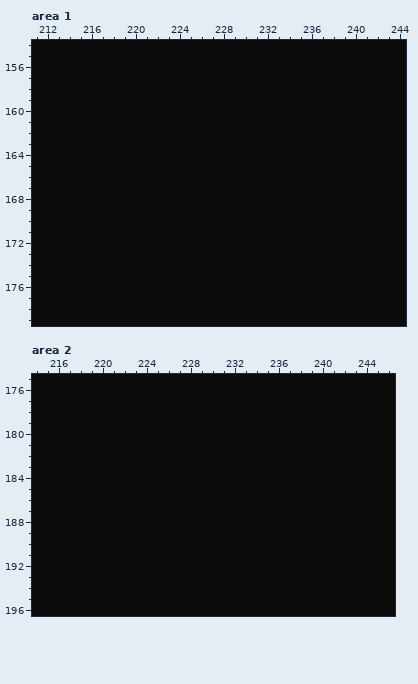
Two states of a pixel-art file, tilemaps/office-doodles.ase. The picture above was drawn from the file before the commit.
346x218 pixels, 1 frame. Colours within 5 levels of each other are drawn and written as one. Shown: area 1: x 211..244, y 154..179; area 2: x 214..246, y 175..196. The commit also changed other parts of the picture, which this record leaves out.
Now the later version:
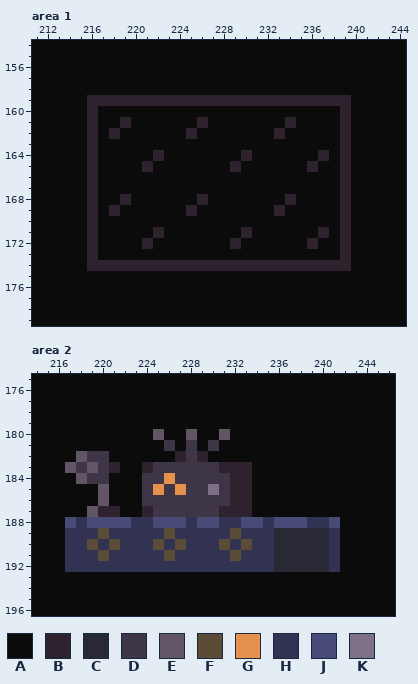
Palette (. is transparent): A #0b0b0b  B #2e222f  C #292935  D #3e3546  E #625565  F #5b4c37  G #e6904e  H #323353  J #484a77  K #7f708a
Edits made:
--- area 1, layer "Layer 1"
@@ x 211..244 @@
 158 AAAAAAAAAAAAAAAAAAAAAAAAAAAAAAAAAA
-159 AAAAAAAAAAAAAAAAAAAAAAAAAAAAAAAAAA
-160 AAAAAAAAAAAAAAAAAAAAAAAAAAAAAAAAAA
-161 AAAAAAAAAAAAAAAAAAAAAAAAAAAAAAAAAA
-162 AAAAAAAAAAAAAAAAAAAAAAAAAAAAAAAAAA
-163 AAAAAAAAAAAAAAAAAAAAAAAAAAAAAAAAAA
-164 AAAAAAAAAAAAAAAAAAAAAAAAAAAAAAAAAA
-165 AAAAAAAAAAAAAAAAAAAAAAAAAAAAAAAAAA
-166 AAAAAAAAAAAAAAAAAAAAAAAAAAAAAAAAAA
-167 AAAAAAAAAAAAAAAAAAAAAAAAAAAAAAAAAA
-168 AAAAAAAAAAAAAAAAAAAAAAAAAAAAAAAAAA
-169 AAAAAAAAAAAAAAAAAAAAAAAAAAAAAAAAAA
-170 AAAAAAAAAAAAAAAAAAAAAAAAAAAAAAAAAA
-171 AAAAAAAAAAAAAAAAAAAAAAAAAAAAAAAAAA
-172 AAAAAAAAAAAAAAAAAAAAAAAAAAAAAAAAAA
-173 AAAAAAAAAAAAAAAAAAAAAAAAAAAAAAAAAA
-174 AAAAAAAAAAAAAAAAAAAAAAAAAAAAAAAAAA
+159 AAAAABBBBBBBBBBBBBBBBBBBBBBBBAAAAA
+160 AAAAABAAAAAAAAAAAAAAAAAAAAAABAAAAA
+161 AAAAABAABAAAAAABAAAAAAABAAAABAAAAA
+162 AAAAABABAAAAAABAAAAAAABAAAAABAAAAA
+163 AAAAABAAAAAAAAAAAAAAAAAAAAAABAAAAA
+164 AAAAABAAAAABAAAAAAABAAAAAABABAAAAA
+165 AAAAABAAAABAAAAAAABAAAAAABAABAAAAA
+166 AAAAABAAAAAAAAAAAAAAAAAAAAAABAAAAA
+167 AAAAABAAAAAAAAAAAAAAAAAAAAAABAAAAA
+168 AAAAABAABAAAAAABAAAAAAABAAAABAAAAA
+169 AAAAABABAAAAAABAAAAAAABAAAAABAAAAA
+170 AAAAABAAAAAAAAAAAAAAAAAAAAAABAAAAA
+171 AAAAABAAAAABAAAAAAABAAAAAABABAAAAA
+172 AAAAABAAAABAAAAAAABAAAAAABAABAAAAA
+173 AAAAABAAAAAAAAAAAAAAAAAAAAAABAAAAA
+174 AAAAABBBBBBBBBBBBBBBBBBBBBBBBAAAAA
 175 AAAAAAAAAAAAAAAAAAAAAAAAAAAAAAAAAA
--- area 2, layer "Layer 1"
@@ x 214..246 @@
 179 AAAAAAAAAAAAAAAAAAAAAAAAAAAAAAAAA
-180 AAAAAAAAAAAAAAAAAAAAAAAAAAAAAAAAA
-181 AAAAAAAAAAAAAAAAAAAAAAAAAAAAAAAAA
-182 AAAAAAAAAAAAAAAAAAAAAAAAAAAAAAAAA
-183 AAAAAAAAAAAAAAAAAAAAAAAAAAAAAAAAA
-184 AAAAAAAAAAAAAAAAAAAAAAAAAAAAAAAAA
-185 AAAAAAAAAAAAAAAAAAAAAAAAAAAAAAAAA
-186 AAAAAAAAAAAAAAAAAAAAAAAAAAAAAAAAA
-187 AAAAAAAAAAAAAAAAAAAAAAAAAAAAAAAAA
-188 AAAAAAAAAAAAAAAAAAAAAAAAAAAAAAAAA
-189 AAAAAAAAAAAAAAAAAAAAAAAAAAAAAAAAA
-190 AAAAAAAAAAAAAAAAAAAAAAAAAAAAAAAAA
-191 AAAAAAAAAAAAAAAAAAAAAAAAAAAAAAAAA
-192 AAAAAAAAAAAAAAAAAAAAAAAAAAAAAAAAA
+180 AAAAAAAAAAAEAAEAAEAAAAAAAAAAAAAAA
+181 AAAAAAAAAAAADADADAAAAAAAAAAAAAAAA
+182 AAAAEDDAAAAAABDBAAAAAAAAAAAAAAAAA
+183 AAAEDEDBAABDDDDDDBBBAAAAAAAAAAAAA
+184 AAAAEDDAAADDGDDDDDBBAAAAAAAAAAAAA
+185 AAAAAAEAAADGDGDDKDBBAAAAAAAAAAAAA
+186 AAAAAAEAAADDDDDDDDBBAAAAAAAAAAAAA
+187 AAAAAEBBAABDDDDDDBBBAAAAAAAAAAAAA
+188 AAAJHJJJJHHJJJHJJHHJJHJJJHHJAAAAA
+189 AAAHHHFHHHHHFHHHHHFHHHCCCCCHAAAAA
+190 AAAHHFHFHHHFHFHHHFHFHHCCCCCHAAAAA
+191 AAAHHHFHHHHHFHHHHHFHHHCCCCCHAAAAA
+192 AAAHHHHHHHHHHHHHHHHHHHCCCCCHAAAAA
 193 AAAAAAAAAAAAAAAAAAAAAAAAAAAAAAAAA
